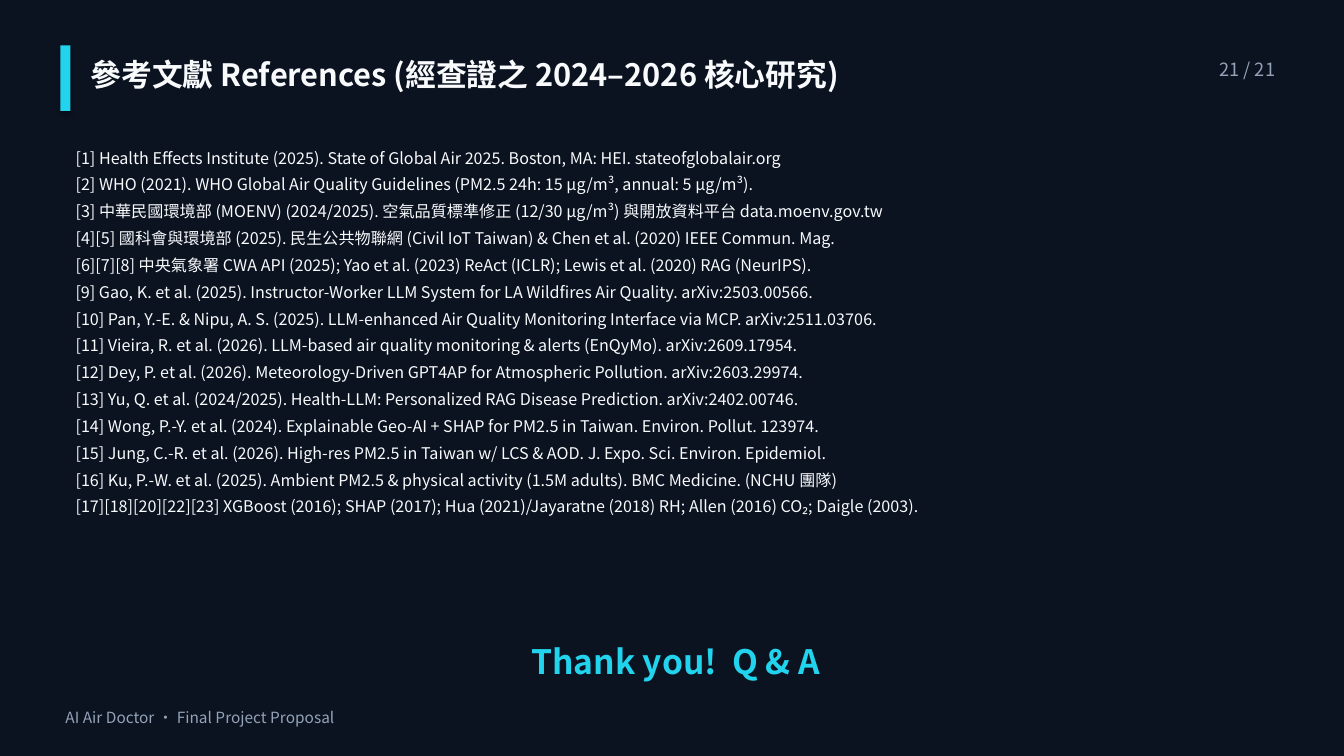
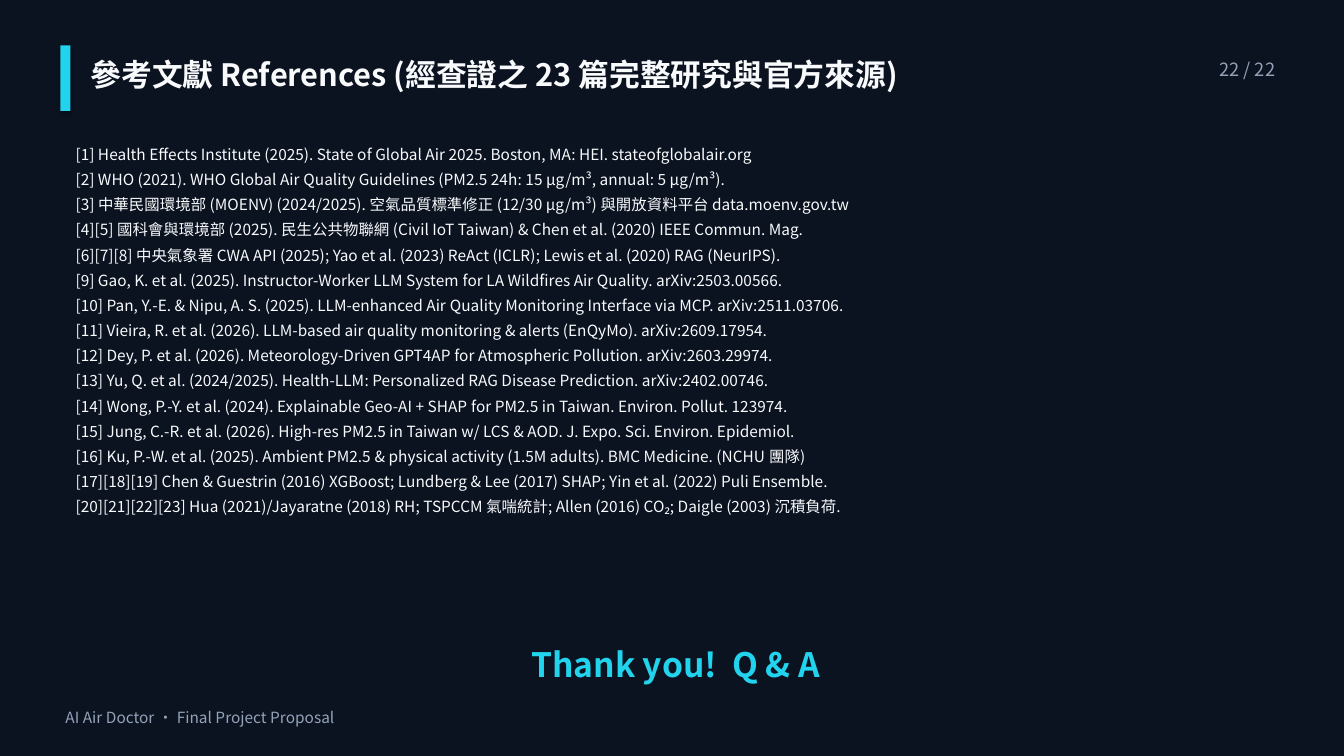
Before and after one commit to ajidohf9/DIC3_Proposal_Refactor_OpenSpec, a slide deck: slide 22 of docs/Proposal_AI_Air_Doctor.pptx (slide 21 before the commit). Drawn at 1344x756 pixels with LibreOffice and Linux fonts; fonts in the diff are those of the drawing. Boxes give left, top, right and bottom in pixels: in the first picture for what was removed or moved away, otherwise in the second. Text is boxed around its words. In the diff, an @@ line names an element or a change of style, - is before the commit and + after.

```diff
--- a/docs/Proposal_AI_Air_Doctor.pptx
+++ b/docs/Proposal_AI_Air_Doctor.pptx
@@ text at (91,59,898,92): text changed @@
-參考文獻 References (經查證之 2024–2026 核心研究)
+參考文獻 References (經查證之 23 篇完整研究與官方來源)
@@ text at (1220,62,1275,76): text changed @@
-21 / 21
+22 / 22
@@ text at (76,147,849,466): size 11.5 to 11 pt in "[1] Health Effects Institute (2025). State of ...", "[2] WHO (2021). WHO Global Air Quality ...", "[3] 中華民國環境部 (MOENV) (2024/2025). 空氣品質標準修正 (12/30 μg/m³) ...", "[4][5] 國科會與環境部 (2025). 民生公共物聯網 (Civil IoT Taiwan) ..." and 9 more places; line spacing 1.1 to 1.06 @@
@@ text at (76,474,841,516): text changed; size 11.5 to 11 pt @@
-[17][18][20][22][23] XGBoost (2016); SHAP (2017); Hua (2021)/Jayaratne (2018) RH; Allen (2016) CO₂; Daigle (2003).
+[17][18][19] Chen & Guestrin (2016) XGBoost; Lundberg & Lee (2017) SHAP; Yin et al. (2022) Puli Ensemble.
+[20][21][22][23] Hua (2021)/Jayaratne (2018) RH; TSPCCM 氣喘統計; Allen (2016) CO₂; Daigle (2003) 沉積負荷.
```
Also in this commit, not shown: 19 other slides changed, 1 slide added, 12 other files.
